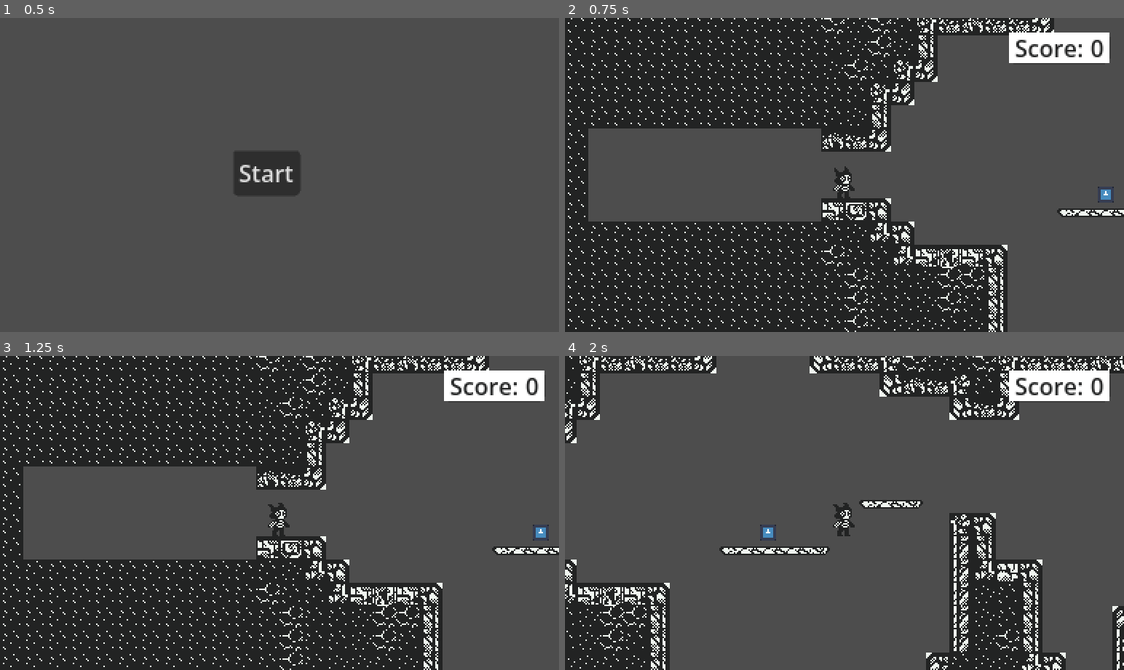
Above: before the commit, frames 1-4 (two rows, left to right).
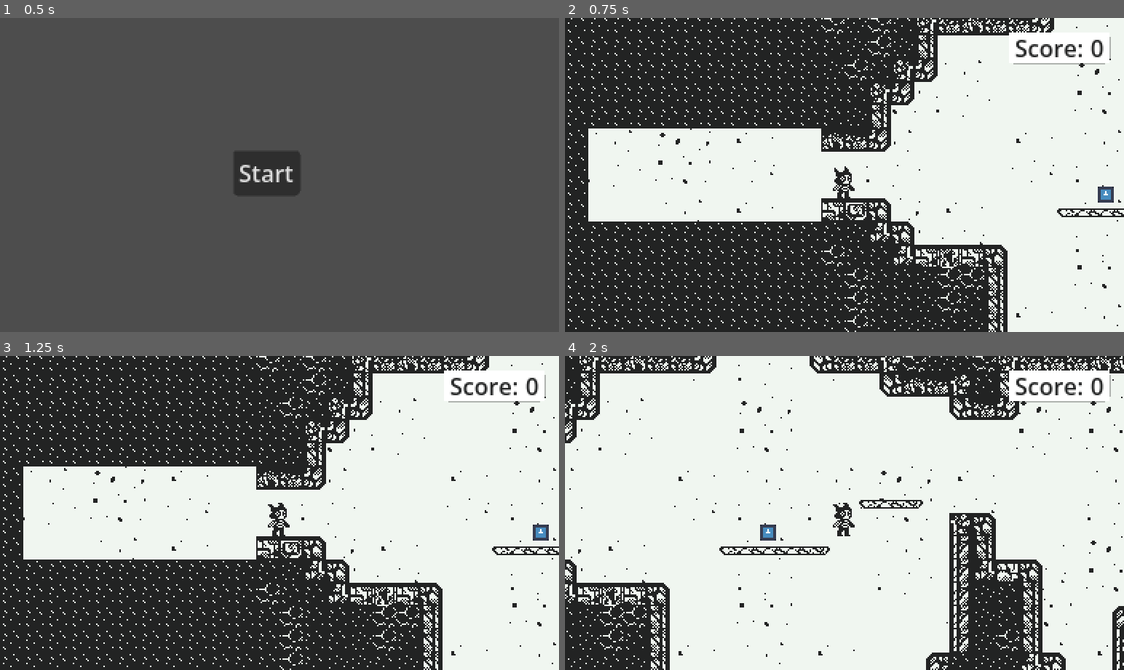
Above: after the commit, the same moments.

Repository: SpeedOfSmell/cryptid-caper
Game: Godot game, scene res://assets/game/game_manager.tscn
Two runs of this game, one before a commit and one after it. Both use one fixed random seed, a clock stepped at 60 frames per second and the inputs below. The engine's default icon, where the game draws it, is replaced by a stand-in: a white triangle on a blue panel in a dark square.
Inputs:
- Up to frame 1 (0.5 s): no input
- Up to frame 2 (0.75 s): click "Start" at 0.5 s
- Up to frame 3 (1.25 s): no input
- Up to frame 4 (2 s): hold D (walk_right) from 1.28 s (still down); tap Shift (dash) at 1.35 s; tap Space (jump) at 1.52 s

Frame 1 is identical in both runs. In frame 2, 44% of the frame differs, in the area x 4-100%, y 0-100%; in frame 3, 44%; in frame 4, 76%, in the area x 0-100%, y 0-100%.

Commit message:
add backgrounds

Diff:
--- a/assets/game/game_screen/room_manager/room.gd
+++ b/assets/game/game_screen/room_manager/room.gd
@@ -3,6 +3,8 @@
 
 signal request_room_change(source_room: Room, destination_room: Room, spawn_position: Vector2)
 signal request_room_change_new_room(source_room: Room)
+
+@export var backgrounds: Array[Resource]
 
 var tilemap: TileMapLayer
 
--- a/assets/game/game_screen/room_manager/room.tscn
+++ b/assets/game/game_screen/room_manager/room.tscn
@@ -1,10 +1,24 @@
 [gd_scene format=3 uid="uid://c3l28xjwi58ex"]
 
 [ext_resource type="Script" uid="uid://dtmy6os2sqfq4" path="res://assets/game/game_screen/room_manager/room.gd" id="1_i24p6"]
+[ext_resource type="Texture2D" uid="uid://b4udp4yg5l33c" path="res://assets/game/game_screen/room_manager/backgrounds/Bg 1.png" id="2_bwcrb"]
+[ext_resource type="Texture2D" uid="uid://btmxbj2vlgyut" path="res://assets/game/game_screen/room_manager/backgrounds/Bg 2.png" id="3_07vbt"]
 [ext_resource type="TileSet" uid="uid://dywhdftlbg8wv" path="res://assets/game/game_screen/chunks/room_tileset.tres" id="3_i1cxt"]
+[ext_resource type="Texture2D" uid="uid://tepnmxp5jcpf" path="res://assets/game/game_screen/room_manager/backgrounds/Bg 3.png" id="4_vs3ed"]
+[ext_resource type="Texture2D" uid="uid://c53nsnihqqgmr" path="res://assets/game/game_screen/room_manager/backgrounds/Bg 5.png" id="5_eeri4"]
+[ext_resource type="Texture2D" uid="uid://cvf07ffquhsgj" path="res://assets/game/game_screen/room_manager/backgrounds/Bg 6.png" id="6_rn2dv"]
 
 [node name="Room" type="Node2D" unique_id=1823068760]
 script = ExtResource("1_i24p6")
+backgrounds = Array[Resource]([ExtResource("2_bwcrb"), ExtResource("3_07vbt"), ExtResource("4_vs3ed"), ExtResource("5_eeri4"), ExtResource("6_rn2dv")])
+
+[node name="Parallax2D" type="Parallax2D" parent="." unique_id=219078819]
+z_index = -1
+repeat_size = Vector2(384, 216)
+
+[node name="Background" type="Sprite2D" parent="Parallax2D" unique_id=682294161]
+unique_name_in_owner = true
+centered = false
 
 [node name="TileMapLayer" type="TileMapLayer" parent="." unique_id=426518524]
 tile_set = ExtResource("3_i1cxt")
--- a/assets/game/game_screen/room_manager/room_generator.gd
+++ b/assets/game/game_screen/room_manager/room_generator.gd
@@ -12,6 +12,7 @@
 const DASH_UNLOCK_LEVEL = 5
 const ROOM_HORIZONTAL_SIZE_INCREASE_FREQUENCY = 8
 const ROOM_VERTICAL_SIZE_INCREASE_FREQUENCY = 2
+const BACKGROUND_CHANGE_FREQUENCY = 3
 
 const CHUNK_SIZE := Vector2i(40, 20)
 const EXIT_LEFT := 1
@@ -58,6 +59,8 @@
 	_spawn_chunks(chunk_map, artifact_map, room, starting_coords, ending_coords, relic_to_spawn)
 	_fill_walls(room.tilemap, room_size)
 	_create_room_exits(room, starting_coords, ending_coords)
+
+	room.find_child("Background", true, false).texture = room.backgrounds[floor(room_id / 3)]
 
 	return room
 
Binary file added: assets/game/game_screen/room_manager/backgrounds/Bg 1.png
Not shown, added: assets/game/game_screen/room_manager/backgrounds/Bg 1.png.import
Binary file added: assets/game/game_screen/room_manager/backgrounds/Bg 2.png
Not shown, added: assets/game/game_screen/room_manager/backgrounds/Bg 2.png.import
Binary file added: assets/game/game_screen/room_manager/backgrounds/Bg 3.png
Not shown, added: assets/game/game_screen/room_manager/backgrounds/Bg 3.png.import
Binary file added: assets/game/game_screen/room_manager/backgrounds/Bg 4.png
Not shown, added: assets/game/game_screen/room_manager/backgrounds/Bg 4.png.import
Binary file added: assets/game/game_screen/room_manager/backgrounds/Bg 5.png
Not shown, added: assets/game/game_screen/room_manager/backgrounds/Bg 5.png.import
Binary file added: assets/game/game_screen/room_manager/backgrounds/Bg 6.png
Not shown, added: assets/game/game_screen/room_manager/backgrounds/Bg 6.png.import
